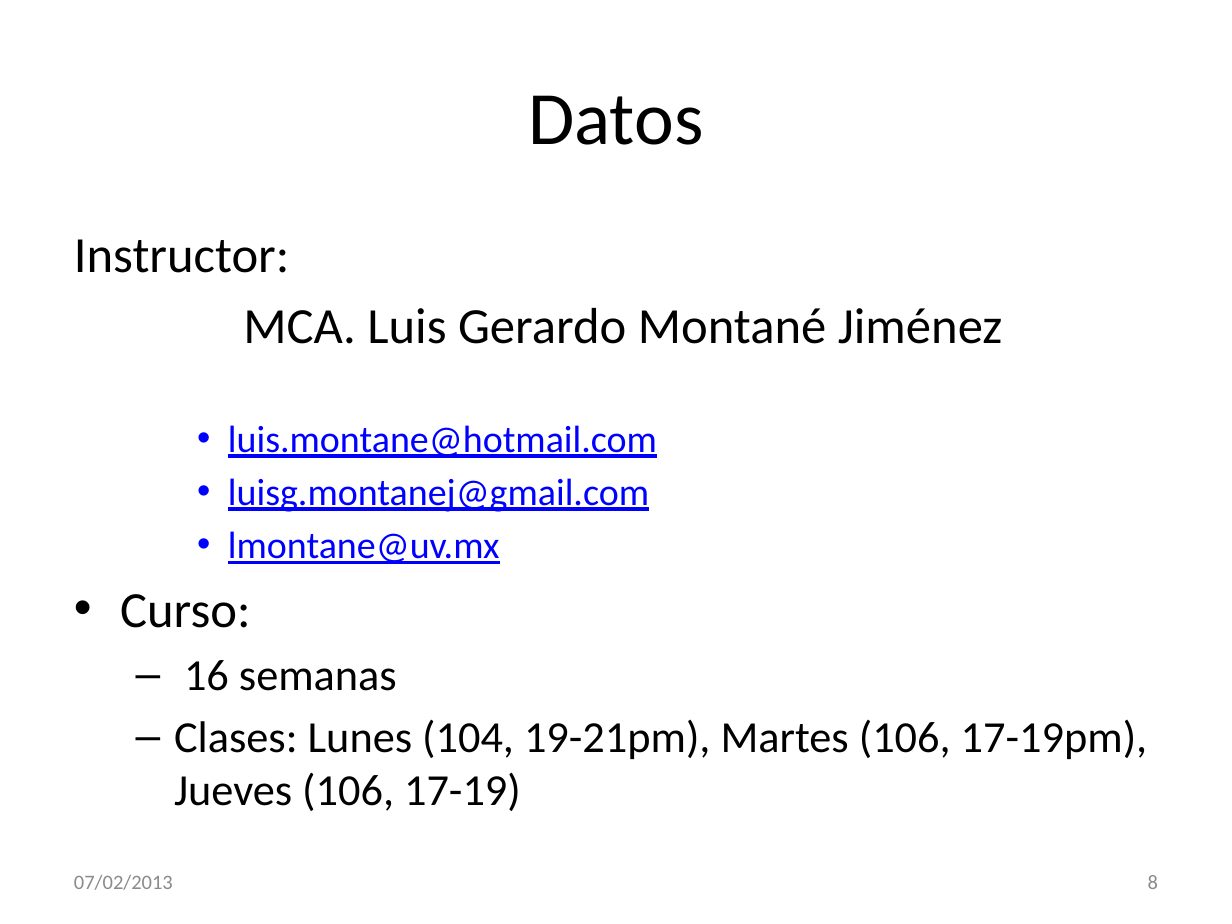
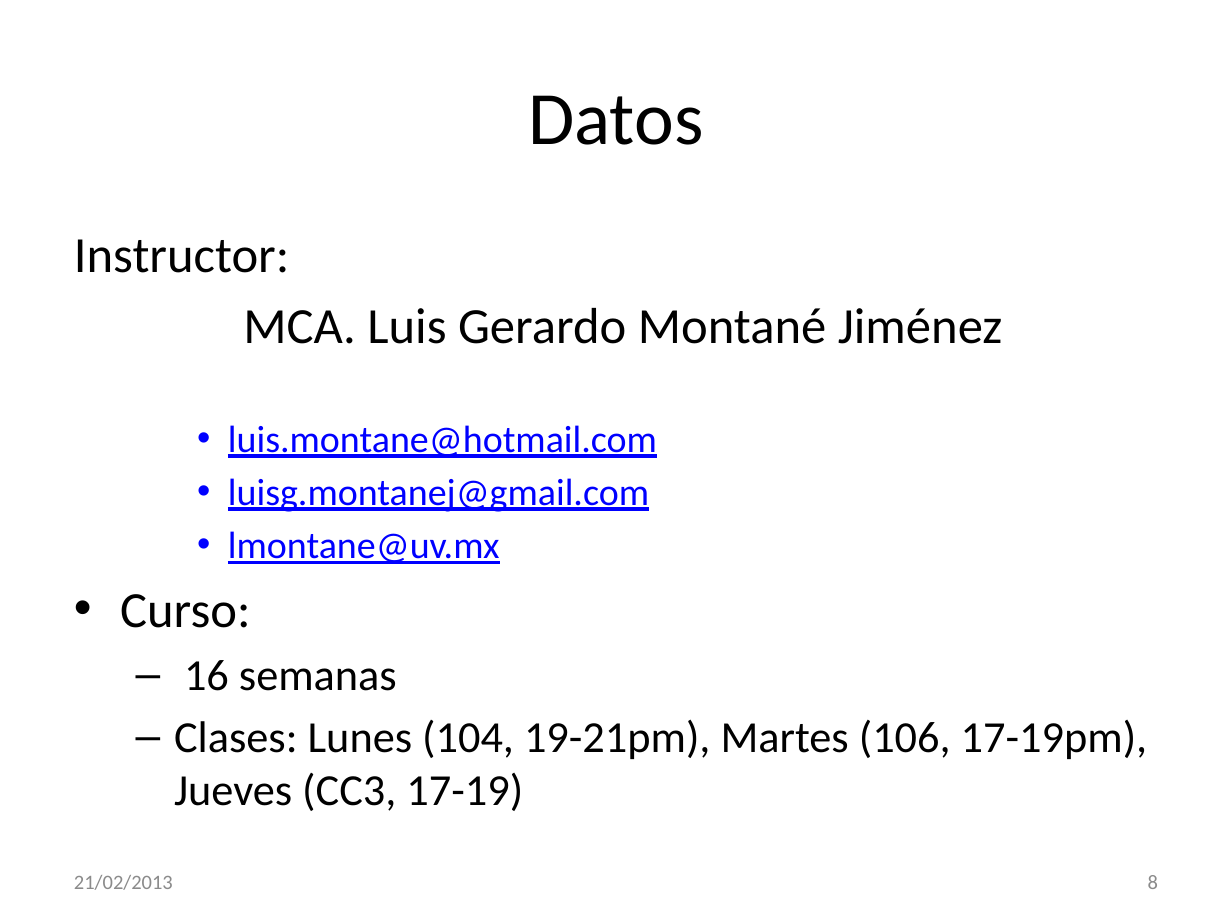
Before and after one commit to servkey/acii, a slide deck: slide 8 of Semana1/1_PresentaciónCurso.pptx. Drawn at 1232x924 pixels with LibreOffice and Linux fonts; fonts in the diff are those of the drawing. Boxes give left, top, right and bottom in pixels: in the first picture for what was removed or moved away, otherwise in the second. Text is boxed around its words. In the diff, an @@ line names an element or a change of style, - is before the commit and + after.

```diff
--- a/Semana1/1_PresentaciónCurso.pptx
+++ b/Semana1/1_PresentaciónCurso.pptx
@@ text at (x1=174, y1=719, x2=1148, y2=811): text changed @@
-  – Clases: Lunes (104, 19-21pm), Martes (106, 17-19pm), Jueves (106, 17-19)
+  – Clases: Lunes (104, 19-21pm), Martes (106, 17-19pm), Jueves (CC3, 17-19)
@@ text at (x1=74, y1=875, x2=173, y2=890): text changed @@
-07/02/2013
+21/02/2013
```
Also in this commit, not shown: 6 other slides changed, 21 other files.
